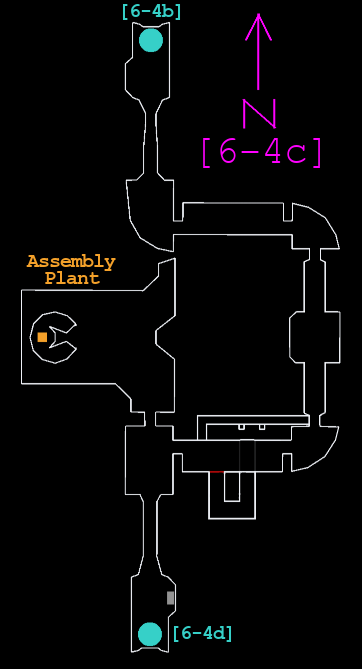
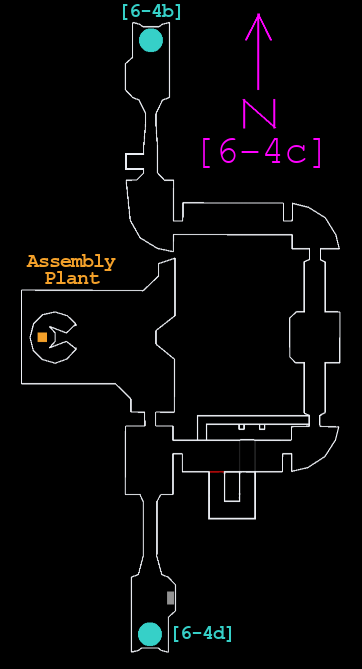
Comparing the layer stacks of the two w=362, h=669 images. Changes:
painted on "Map" over left=125, top=153, right=145, bottom=170
